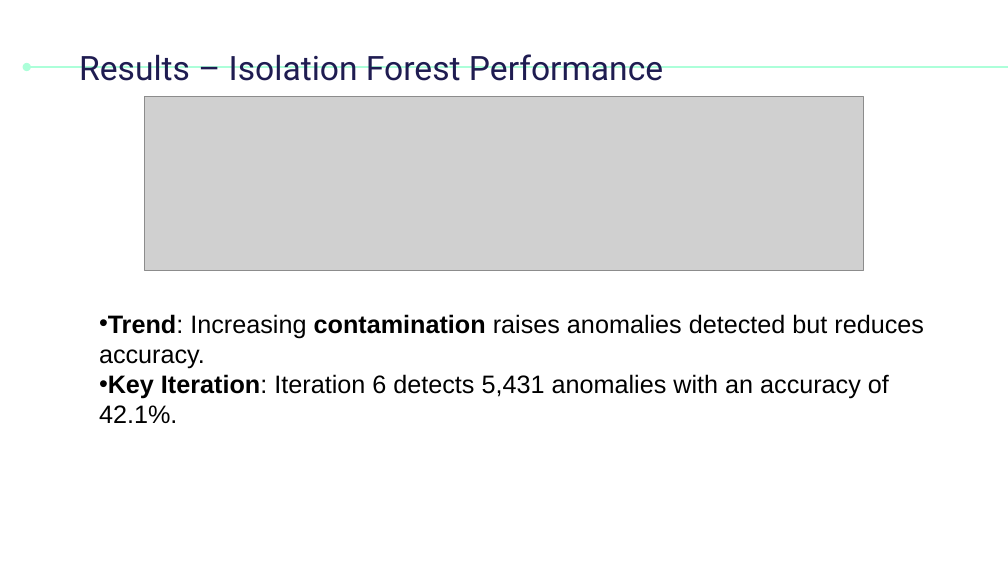
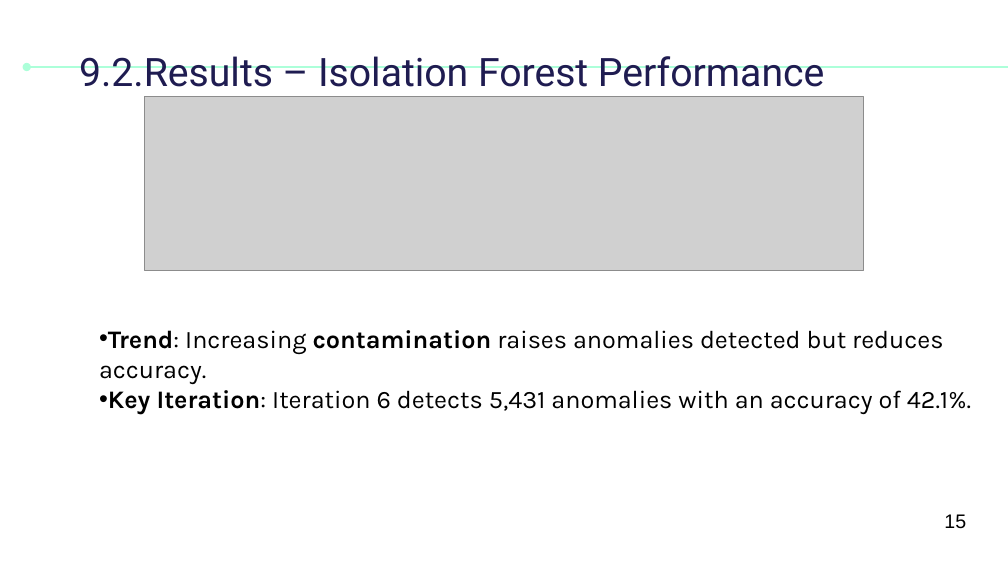
Before and after one commit to MehemmedTagizade/CyberLab1_, a slide deck: slide 15 of Mahammad_Taghizade_CSLAB_I.pptx. Drawn at 1008x567 pixels with LibreOffice and Linux fonts; fonts in the diff are those of the drawing; grey boxes stand for pictures. Boxes give left, top, right and bottom in pixels: in the first picture for what was removed or moved away, otherwise in the second. Text is boxed around its words. In the diff, an @@ line names an element or a change of style, - is before the commit and + after.

```diff
--- a/Mahammad_Taghizade_CSLAB_I.pptx
+++ b/Mahammad_Taghizade_CSLAB_I.pptx
@@ title at (79, 56, 824, 97): text changed; size 24 to 28 pt @@
-Results – Isolation Forest Performance
+9.2.Results – Isolation Forest Performance
@@ text "Trend: Increasing contamination raises anomalies ..." at (99, 330, 971, 415): font Arial to Karla @@
@@ text added at (944, 514, 966, 529), 14 pt, text #000000 @@
+15
```
Also in this commit, not shown: 20 other slides changed, 1 other file.
